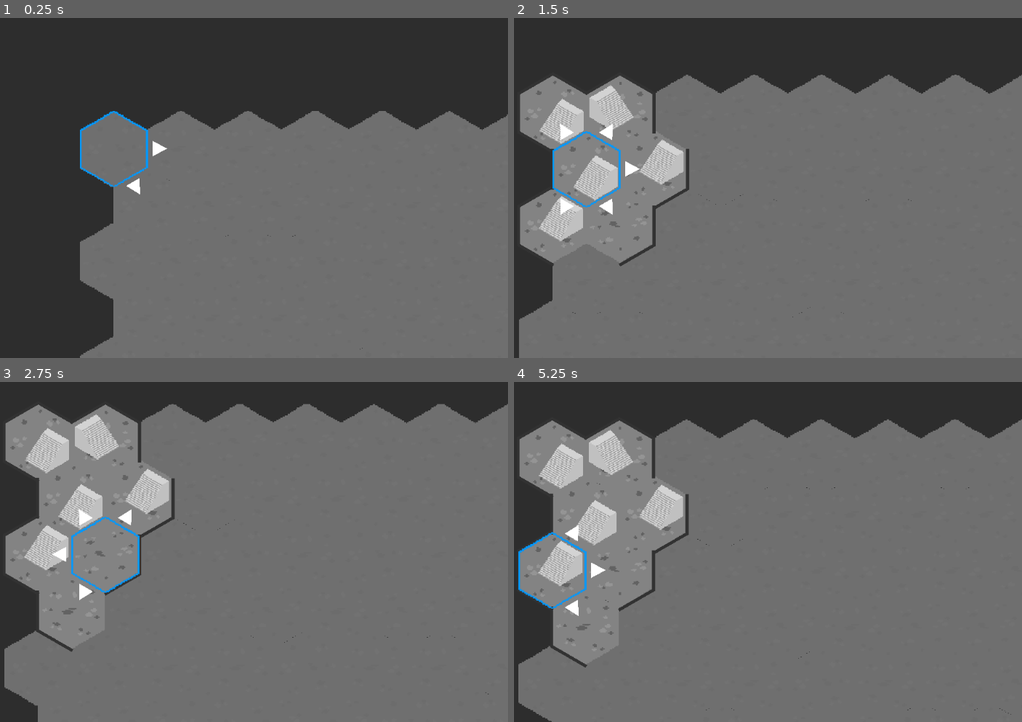
Above: before the commit, frames 1-4 (two rows, left to right).
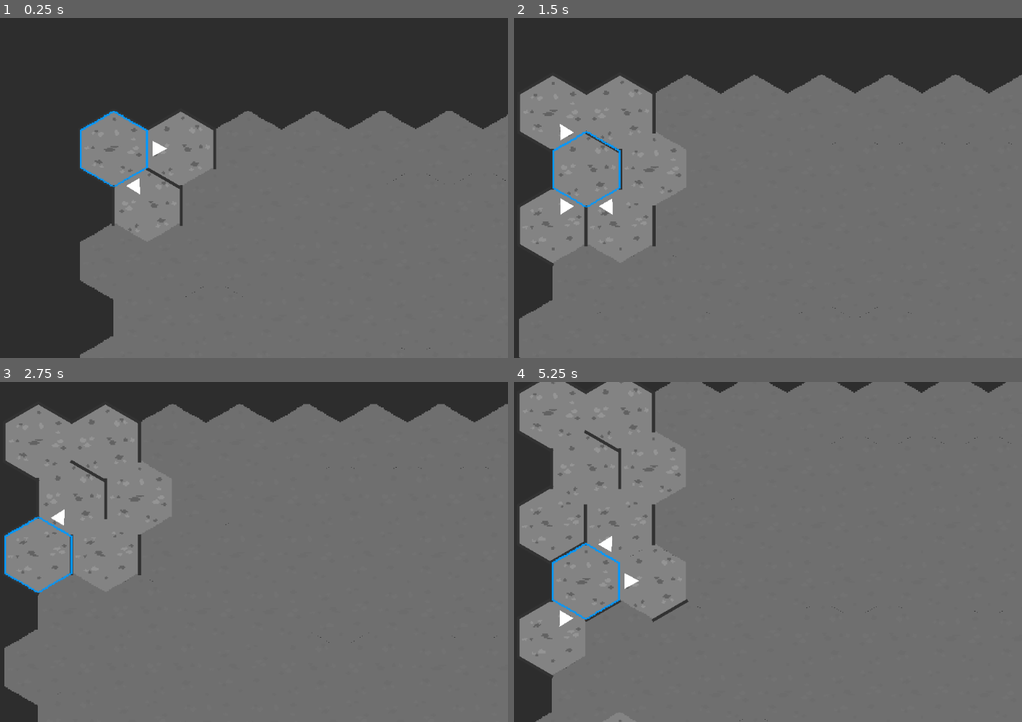
Above: after the commit, the same moments.

Repository: TeodorVecerdi/godot_intake_remake
Game: Godot game, scene res://Scenes/HexGrid.tscn
Same seed, same stepped clock (60 frames per second), same inputs: the game is played once before the commit and once after it.
Inputs:
- Up to frame 1 (0.25 s): no input
- Up to frame 2 (1.5 s): tap Enter at 0.5 s; hold D 0.53-1.28 s; hold E 0.53-1.28 s; hold A from 1.28 s (still down); tap C at 1.35 s
- Up to frame 3 (2.75 s): release A at 2.03 s; hold D from 2.03 s (still down); hold Z from 2.03 s (still down)
- Up to frame 4 (5.25 s): release Z at 2.78 s; tap Q at 2.85 s; release D at 3.53 s; hold E 3.53-4.28 s; hold A from 3.53 s (still down); tap C at 4.35 s; hold Z from 5.03 s (still down)

The runs differ from the first frame. In frame 1, 0.6% of the frame differs, in the area x 15-100%, y 27-100%; in frame 2, 4.3%; in frame 3, 5.2%; in frame 4, 23%, in the area x 0-100%, y 0-100%.

Commit message:
Add goal generation

Diff:
--- a/Scripts/HexGrid.gd
+++ b/Scripts/HexGrid.gd
@@ -15,25 +15,32 @@
 onready var hiddenCells: HexCellTexture = $Tiles/HiddenTiles
 onready var finishCells: HexCellTexture = $Tiles/FinishTiles
 onready var cellContainer = $Cells
-onready var player = $Player
+onready var player: PlayerController = $Player
 
 var cellGrid
+var goalX: int
+var goalY: int
 
 
 func _ready() -> void:
 	cellGrid = []
+
+	goalX = randi() % CellsX
+	goalY = randi() % CellsY
+
 	# First pass - generate cells
 	for y in range(CellsY):
 		cellGrid.append([])
 		for x in range(CellsX):
 			cellGrid[y].append(HexCell.instance())
 			var texVariation = randi() % 3
-			var texType = randi() % 2
-			var shownTextures = normalCells if texType == 0 else finishCells
 
 			var index = CellIndex.new()
 			index.init(x, y)
-			cellGrid[y][x].loadTextures(hiddenCells, shownTextures)
+			if x == goalX and y == goalY:
+				cellGrid[y][x].loadTextures(hiddenCells, finishCells)
+			else:
+				cellGrid[y][x].loadTextures(hiddenCells, normalCells)
 			cellGrid[y][x].initialize(HexConstants.ArrayToWorld(x, y, Scale), texVariation, index)
 			cellGrid[y][x].scale = Vector2(Scale, Scale)
 			cellContainer.add_child(cellGrid[y][x])
@@ -68,6 +75,9 @@
 			cellGrid[y][x].setTexture()
 
 	player.load()
+
+	showNeighbours(0, 0)
+	showNeighbours(goalX, goalY)
 
 
 func _unhandled_input(event) -> void:
@@ -129,6 +139,8 @@
 
 func _onPlayerMoved(gridX: int, gridY: int):
 	print("Player moved to [%s, %s]" % [gridX, gridY])
+	if gridX == goalX and gridY == goalY:
+		print("Player reached goal!")
 
 
 func rangeCheck(index: int, x: int, y: int) -> bool:
